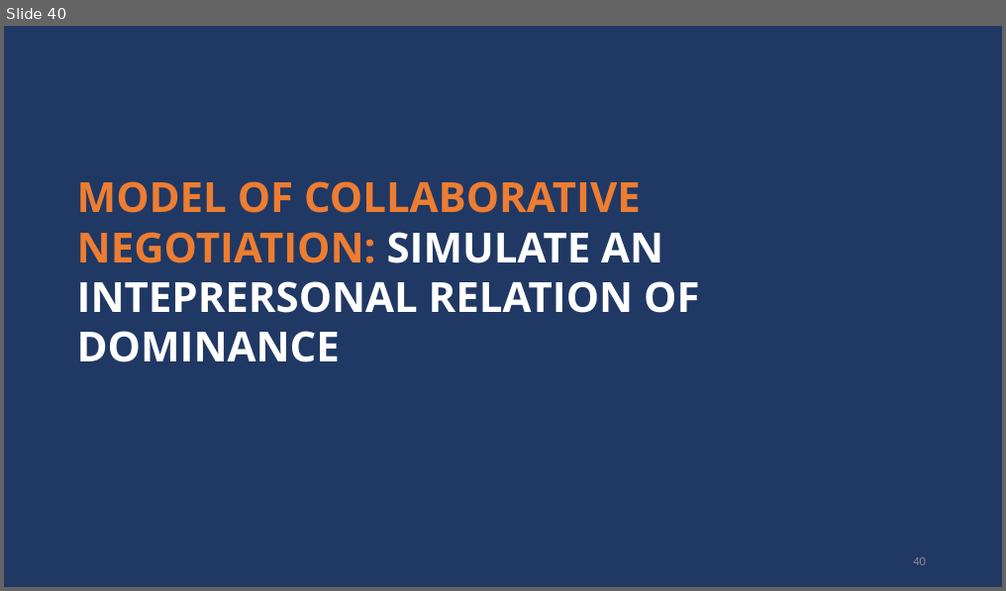
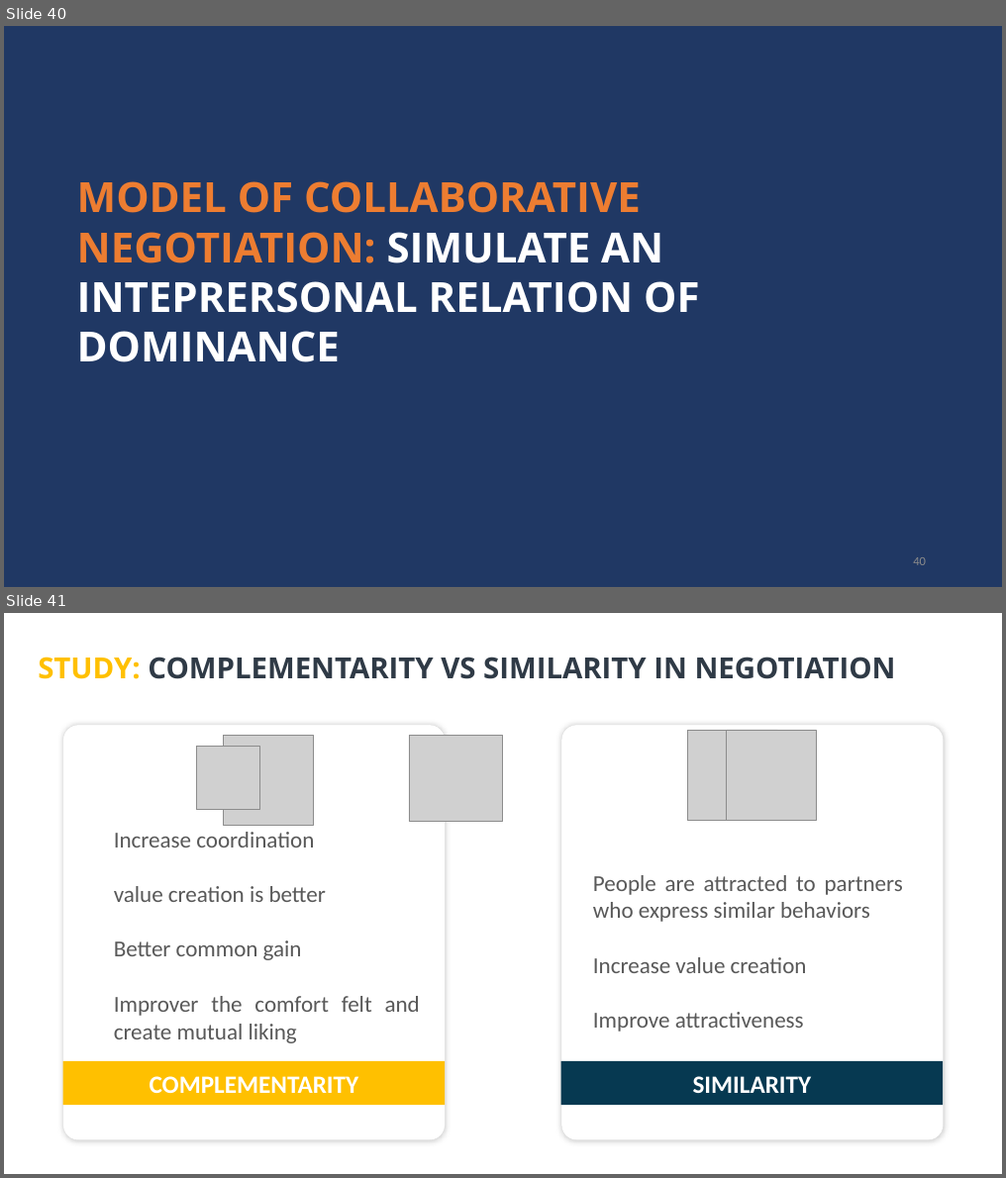
Before and after one commit to Olydia/Discolog, a slide deck: thesis_v2/presentation/thses.pptx. Shown one above the other, each under a label of ours: slide 40 before the commit, slides 40 and 41 after it. The pictures are 1006x591 and 1006x1178 pixels, drawn with LibreOffice and Linux fonts; fonts in the diff are those of the drawing; grey boxes stand for pictures. Boxes give left, top, right and bottom in pixels: in the first picture for what was removed or moved away, otherwise in the second. Text is boxed around its words. In the diff, an @@ line names an element or a change of style, - is before the commit and + after.

```diff
--- a/thesis_v2/presentation/thses.pptx
+++ b/thesis_v2/presentation/thses.pptx
@@ slide 41 added at <box>4,613,1002,1174</box>, background #FFFFFF @@
@@ title added at <box>38,657,896,679</box>, 28 pt, text #2F3A46, bold @@
+STUDY: COMPLEMENTARITY VS SIMILARITY IN NEGOTIATION
@@ rounded rectangle added at <box>63,725,445,1140</box>, fill #FFFFFF, outline #D9D9D9 0.25 pt @@
@@ rounded rectangle added at <box>561,725,944,1140</box>, fill #FFFFFF, outline #D9D9D9 0.25 pt @@
@@ picture added at <box>687,730,777,820</box> @@
@@ picture added at <box>727,730,816,820</box> @@
@@ picture added at <box>196,747,260,810</box> @@
@@ picture added at <box>224,735,313,825</box> @@
@@ picture added at <box>409,735,503,822</box> @@
@@ text added at <box>114,832,420,1044</box>, 22 pt, text #595959 @@
+Increase coordination
+value creation is better
+Better common gain
+Improver the comfort felt and create mutual liking
@@ text added at <box>593,875,903,1032</box>, 22 pt, text #595959 @@
+People are attracted to partners who express similar behaviors
+Increase value creation
+Improve attractiveness
@@ rectangle added at <box>63,1061,445,1106</box>, fill #FFC000, 24 pt, text #FFFFFF, bold @@
+COMPLEMENTARITY
@@ rectangle added at <box>561,1061,943,1106</box>, fill #063951, 24 pt, text #FFFFFF, bold @@
+SIMILARITY
```
Also in this commit, not shown: 1 slide changed, 3 other slides added, 2 slides removed.
